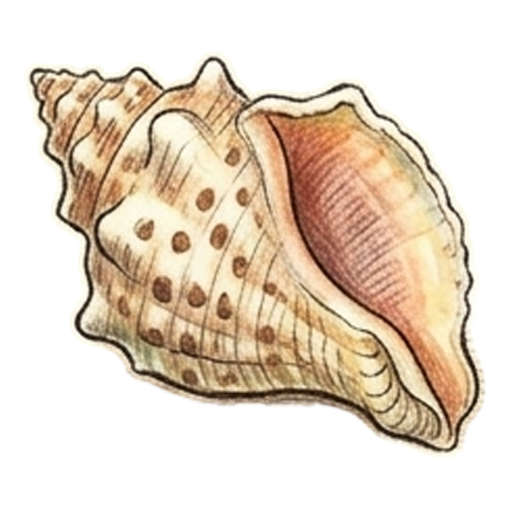
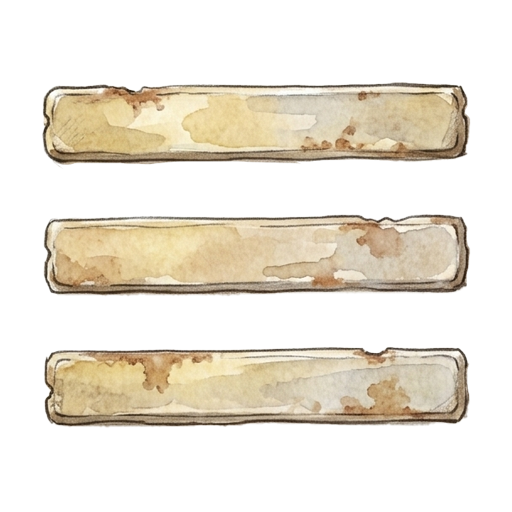
Layer changes from the first 512x512 image to the second:
added layer "Layer 16" above "Layer 15" over [41, 82, 471, 429]
hid "Layer 14" over [23, 50, 487, 458]
